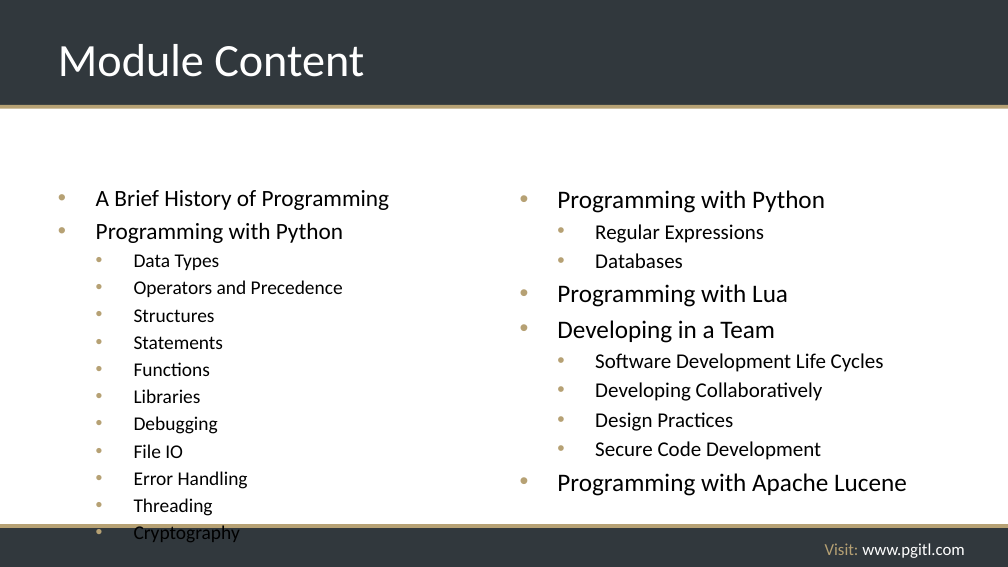
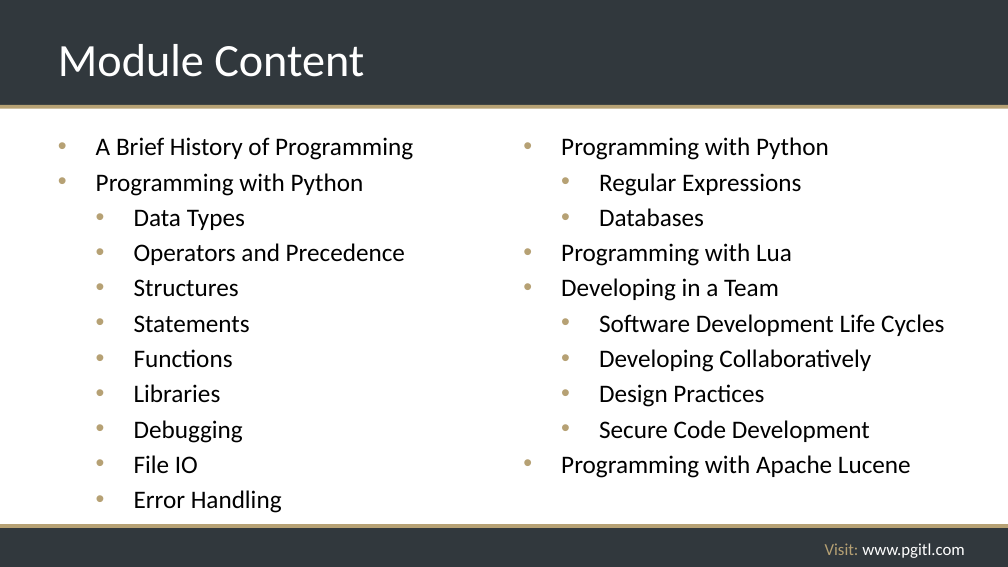
Before and after one commit to rikkouri/project-a, a slide deck: slide 4 of Programming Foundations.pptx. Drawn at 1008x567 pixels with LibreOffice and Linux fonts; fonts in the diff are those of the drawing; background and template pictures are left out. Boxes give left, top, right and bottom in pixels: in the first picture for what was removed or moved away, otherwise in the second. Text is boxed around its words. In the diff, an @@ line names an element or a change of style, - is before the commit and + after.

```diff
--- a/Programming Foundations.pptx
+++ b/Programming Foundations.pptx
@@ text "A Brief History of Programming": place and size @@
-text "A Brief History of Programming" at box(96, 190, 390, 516)
+text "A Brief History of Programming" at box(96, 137, 413, 513)
@@ text "A Brief History of Programming" at box(96, 137, 413, 513): size 22.2 to 24 pt in "A Brief History of Programming", "Programming with Python"; size 18.5 to 24 pt in "Data Types", "Operators and Precedence", "Structures", "Statements" and 5 more places; more space between paragraphs @@
@@ text "Programming with Python": place and size @@
-text "Programming with Python" at box(557, 190, 907, 496)
+text "Programming with Python" at box(561, 137, 944, 478)
@@ text at box(599, 173, 944, 442): size 20 to 24 pt in "Regular Expressions", "Databases", "Software Development Life Cycles", "Developing Collaboratively" and 2 more places @@
@@ text at box(134, 498, 213, 516): paragraphs removed @@
-  • Threading
-  • Cryptography
```
Also in this commit, not shown: 3 other slides changed.
